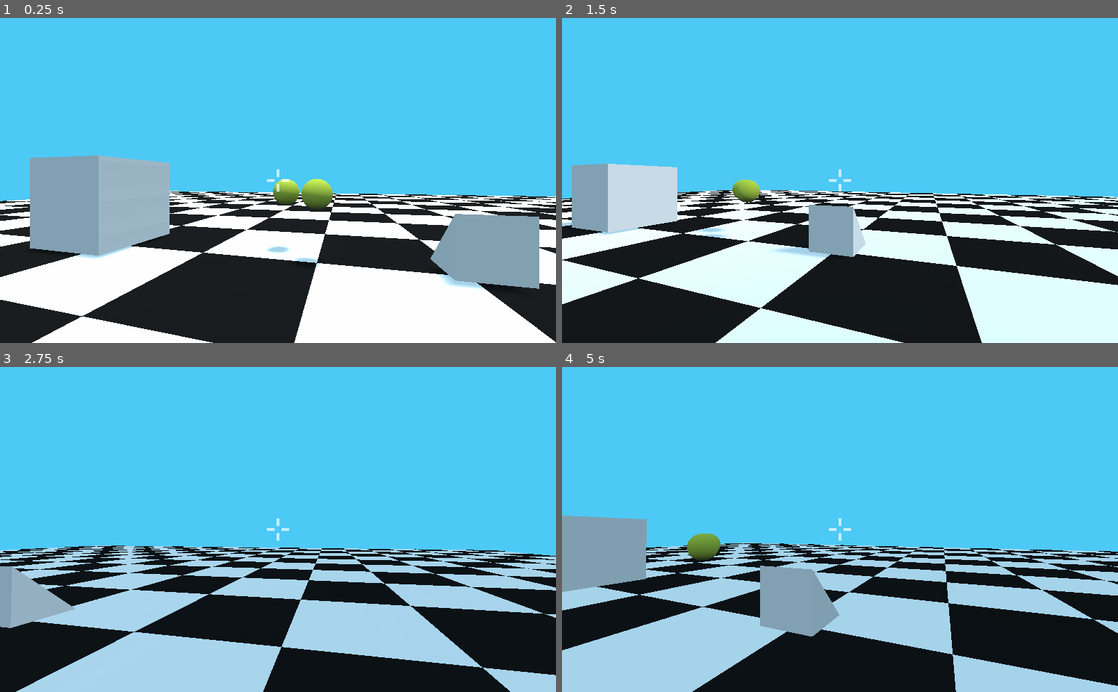
Above: before the commit, frames 1-4 (two rows, left to right).
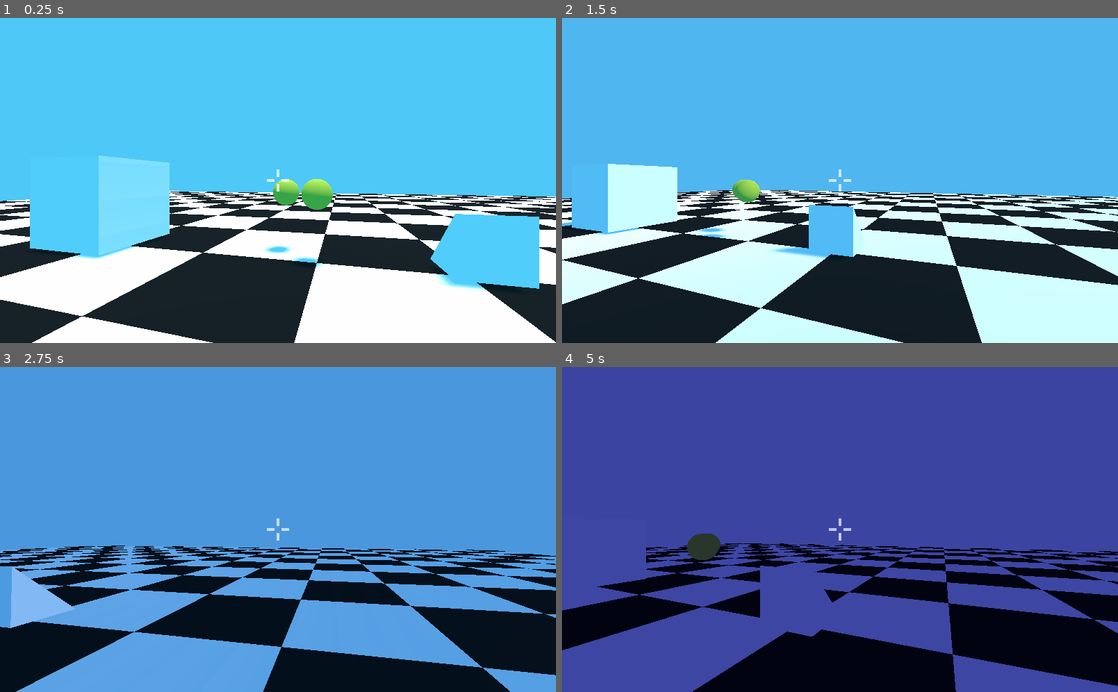
Above: after the commit, the same moments.

Repository: gilzoide/ggj2021
Game: Godot game, scene res://Teste-Gil.tscn
The game is run twice, just before and just after one commit, with the same random seed, the same clock (stepped at 60 frames per second) and the same inputs.
Inputs (mouse positions are in pixels of both pictures, inside the frame that each line leads up to):
- Up to frame 1 (0.25 s): no input
- Up to frame 2 (1.5 s): move the mouse to (867, 180) at 0.52 s; press the mouse at (867, 180) at 0.53 s; hold D (move_right) 0.53-1.28 s; move the mouse to (812, 180) at 1.27 s; release the mouse at (812, 180) at 1.28 s; hold S (move_back) from 1.28 s (still down); tap E (interact) at 1.35 s
- Up to frame 3 (2.75 s): move the mouse to (289, 523) at 2.02 s; release S (move_back) at 2.03 s; hold D (move_right) from 2.03 s (still down); hold W (move_front) from 2.03 s (still down)
- Up to frame 4 (5 s): move the mouse to (834, 536) at 2.77 s; release W (move_front) at 2.78 s; click (834, 536) at 2.85 s; move the mouse to (878, 532) at 3.52 s; release D (move_right) at 3.53 s; hold E (interact) 3.53-4.28 s; hold A (move_left) from 3.53 s (still down); move the mouse to (795, 526) at 4.27 s; tap W (move_front) at 4.35 s

The runs differ from the first frame. In frame 1, 12% of the frame differs, in the area x 5-97%, y 42-84%; in frame 2, 5.5%; in frame 3, 78%; in frame 4, 79%, in the area x 0-100%, y 0-100%.

Commit message:
Adicionei as paradinahs de dia e noite

Diff:
--- a/src/Teste-Gil.tres
+++ b/src/Teste-Gil.tres
@@ -2,5 +2,6 @@
 
 [resource]
 background_mode = 1
-background_color = Color( 0.305804, 0.792471, 0.96298, 1 )
-ambient_light_color = Color( 0.309804, 0.807843, 0.976471, 1 )
+background_color = Color( 0.287363, 0.721601, 0.900788, 1 )
+ambient_light_color = Color( 0.290987, 0.735527, 0.91301, 1 )
+tonemap_exposure = 1.175
--- a/src/Teste-Gil.tscn
+++ b/src/Teste-Gil.tscn
@@ -1,9 +1,10 @@
-[gd_scene load_steps=18 format=2]
+[gd_scene load_steps=17 format=2]
 
 [ext_resource path="res://Player/Player.tscn" type="PackedScene" id=1]
 [ext_resource path="res://Textures/checkers2x2.png" type="Texture" id=2]
 [ext_resource path="res://Materials/TestSphereMaterial.tres" type="Material" id=3]
 [ext_resource path="res://Scripts/InteractableBody.gd" type="Script" id=4]
+[ext_resource path="res://Teste-Gil.tres" type="Environment" id=5]
 
 [sub_resource type="PlaneMesh" id=1]
 size = Vector2( 50, 50 )
@@ -61,20 +62,7 @@
 "values": [ 1.0, 0.0, 0.0 ]
 }
 
-[sub_resource type="ProceduralSky" id=13]
-sun_color = Color( 0.901961, 0.85098, 0.0509804, 1 )
-sun_latitude = 113.26
-sun_longitude = 88.82
-sun_energy = 2.0
-
-[sub_resource type="Environment" id=14]
-background_mode = 3
-background_sky = SubResource( 13 )
-background_color = Color( 0.305804, 0.792471, 0.96298, 1 )
-ambient_light_color = Color( 0.309804, 0.807843, 0.976471, 1 )
-
-[sub_resource type="Animation" id=12]
-resource_name = "Sky Color"
+[sub_resource type="Animation" id=11]
 length = 12.0
 loop = true
 tracks/0/type = "value"
@@ -82,7 +70,7 @@
 tracks/0/interp = 1
 tracks/0/loop_wrap = true
 tracks/0/imported = false
-tracks/0/enabled = false
+tracks/0/enabled = true
 tracks/0/keys = {
 "times": PoolRealArray( 0, 6 ),
 "transitions": PoolRealArray( 1, 1 ),
@@ -94,7 +82,7 @@
 tracks/1/interp = 1
 tracks/1/loop_wrap = true
 tracks/1/imported = false
-tracks/1/enabled = false
+tracks/1/enabled = true
 tracks/1/keys = {
 "times": PoolRealArray( 0, 6 ),
 "transitions": PoolRealArray( 1, 1 ),
@@ -106,60 +94,12 @@
 tracks/2/interp = 1
 tracks/2/loop_wrap = true
 tracks/2/imported = false
-tracks/2/enabled = false
+tracks/2/enabled = true
 tracks/2/keys = {
 "times": PoolRealArray( 0, 6 ),
 "transitions": PoolRealArray( 1, 1 ),
 "update": 0,
 "values": [ 1.0, 2.86 ]
-}
-tracks/3/type = "value"
-tracks/3/path = NodePath(".:environment:background_sky:sun_color")
-tracks/3/interp = 1
-tracks/3/loop_wrap = true
-tracks/3/imported = false
-tracks/3/enabled = true
-tracks/3/keys = {
-"times": PoolRealArray( 0 ),
-"transitions": PoolRealArray( 1 ),
-"update": 0,
-"values": [ Color( 0.901961, 0.85098, 0.0509804, 1 ) ]
-}
-tracks/4/type = "value"
-tracks/4/path = NodePath(".:environment:background_sky:sun_latitude")
-tracks/4/interp = 1
-tracks/4/loop_wrap = true
-tracks/4/imported = false
-tracks/4/enabled = true
-tracks/4/keys = {
-"times": PoolRealArray( 0 ),
-"transitions": PoolRealArray( 1 ),
-"update": 0,
-"values": [ 113.26 ]
-}
-tracks/5/type = "value"
-tracks/5/path = NodePath(".:environment:background_sky:sun_longitude")
-tracks/5/interp = 1
-tracks/5/loop_wrap = true
-tracks/5/imported = false
-tracks/5/enabled = true
-tracks/5/keys = {
-"times": PoolRealArray( 0 ),
-"transitions": PoolRealArray( 1 ),
-"update": 0,
-"values": [ 88.82 ]
-}
-tracks/6/type = "value"
-tracks/6/path = NodePath(".:environment:background_sky:sun_energy")
-tracks/6/interp = 1
-tracks/6/loop_wrap = true
-tracks/6/imported = false
-tracks/6/enabled = true
-tracks/6/keys = {
-"times": PoolRealArray( 0 ),
-"transitions": PoolRealArray( 1 ),
-"update": 0,
-"values": [ 2.0 ]
 }
 
 [node name="Spatial" type="Spatial"]
@@ -237,11 +177,11 @@
 "anims/Sun Rotate" = SubResource( 10 )
 
 [node name="WorldEnvironment" type="WorldEnvironment" parent="."]
-environment = SubResource( 14 )
+environment = ExtResource( 5 )
 
 [node name="AnimationPlayer" type="AnimationPlayer" parent="WorldEnvironment"]
 autoplay = "Sky Color"
-"anims/Sky Color" = SubResource( 12 )
+"anims/Sky Color" = SubResource( 11 )
 [connection signal="interact" from="InteractableSphere" to="InteractableSphere" method="queue_free"]
 [connection signal="start_interactable" from="InteractableSphere" to="InteractableSphere" method="set_outline_enabled" binds= [ true ]]
 [connection signal="stop_interactable" from="InteractableSphere" to="InteractableSphere" method="set_outline_enabled" binds= [ false ]]
